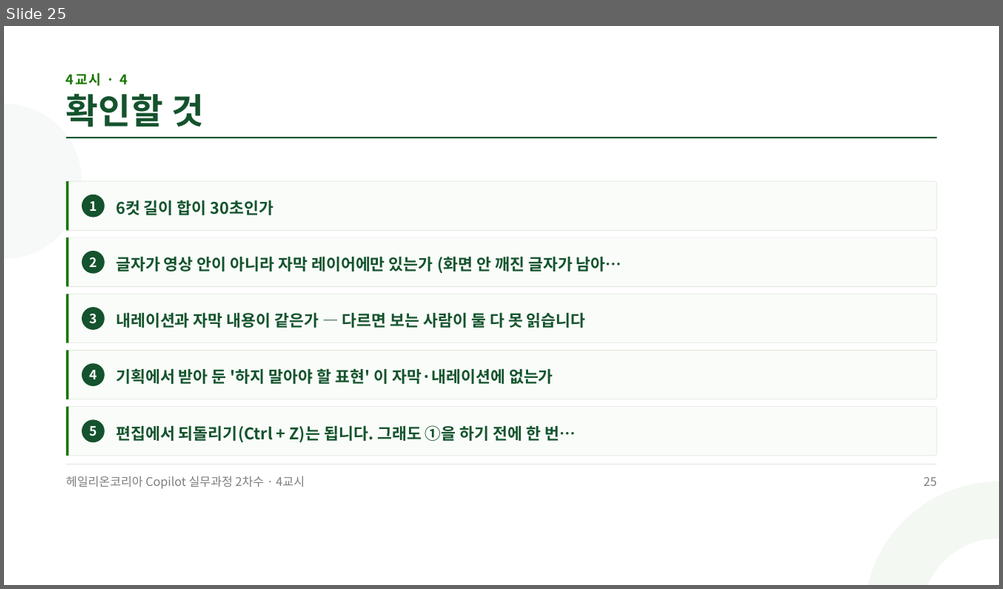
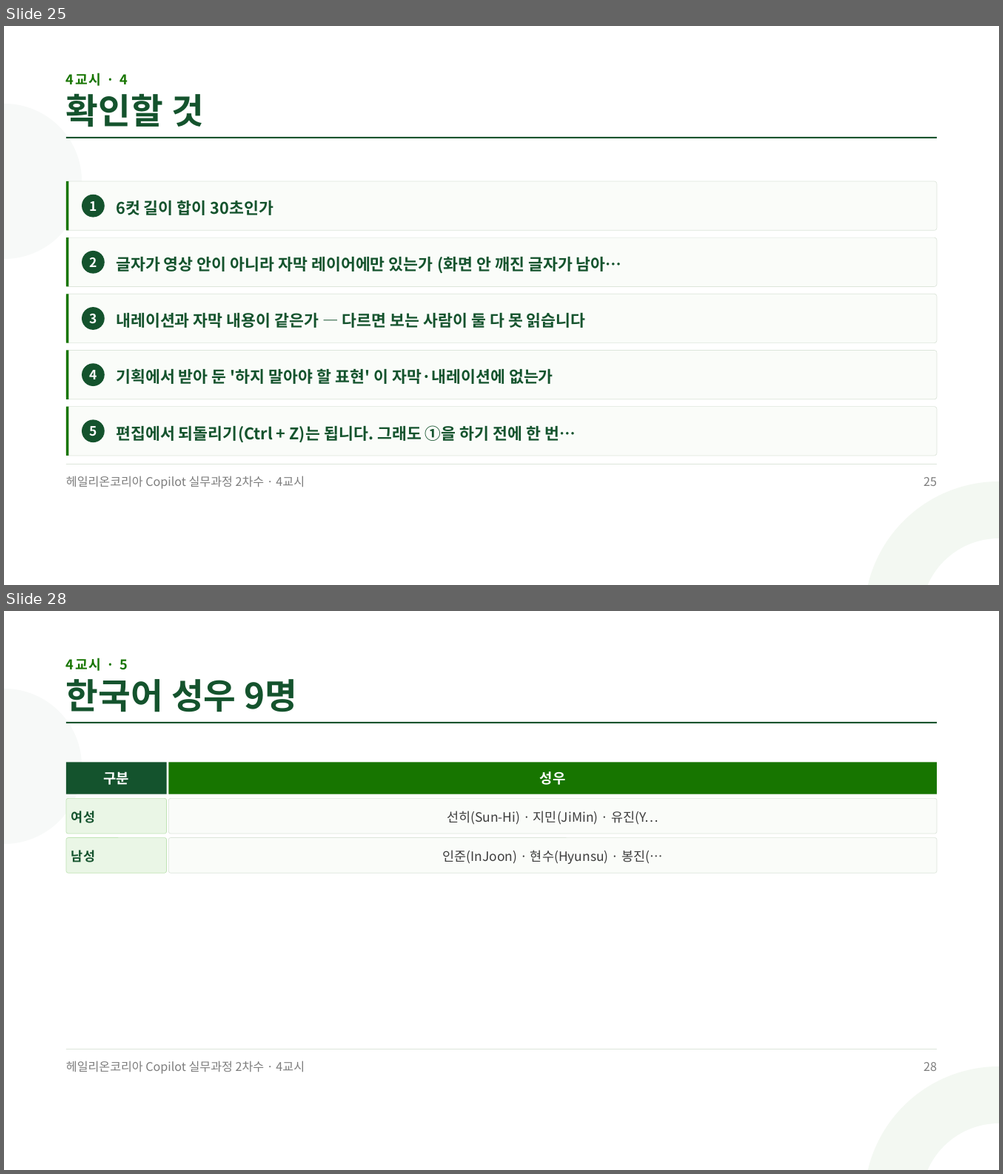
Before and after one commit to aebonlee/materials, a slide deck: haleon/haleon-슬라이드-4교시.pptx. Shown one above the other, each under a label of ours: slide 25 before the commit, slides 25 and 28 after it; the slides between them are not shown. The pictures are 1003x589 and 1003x1174 pixels, drawn with LibreOffice and Linux fonts; fonts in the diff are those of the drawing. Boxes give left, top, right and bottom in pixels: in the first picture for what was removed or moved away, otherwise in the second. Text is boxed around its words. In the diff, an @@ line names an element or a change of style, - is before the commit and + after.

```diff
--- a/haleon/haleon-슬라이드-4교시.pptx
+++ b/haleon/haleon-슬라이드-4교시.pptx
@@ slide 28 added at bbox=[4, 611, 999, 1170], background #FFFFFF @@
@@ text added at bbox=[66, 658, 128, 671], 19.5 pt, text #177500, bold @@
+4교시 · 5
@@ ellipse added at bbox=[4, 689, 82, 843], fill #F7F9F8 @@
@@ text added at bbox=[66, 679, 298, 712], 51 pt, text #14532D, bold @@
+한국어 성우 9명
@@ rectangle added at bbox=[66, 722, 936, 723], fill #14532D @@
@@ rectangle added at bbox=[66, 762, 167, 795], fill #14532D @@
@@ rectangle added at bbox=[168, 762, 936, 795], fill #177500 @@
@@ text added at bbox=[103, 772, 129, 785], 20.2 pt, text #FFFFFF, bold @@
+구분
@@ text added at bbox=[540, 772, 566, 785], 20.2 pt, text #FFFFFF, bold @@
+성우
@@ rounded rectangle added at bbox=[66, 798, 167, 834], fill #EAF6E6, outline #BFE3B4 0.75 pt @@
@@ rounded rectangle added at bbox=[168, 798, 936, 834], fill #FAFCF9, outline #DCE5DA 0.75 pt @@
@@ text added at bbox=[71, 811, 95, 823], 18.8 pt, text #14532D, bold @@
+여성
@@ text added at bbox=[447, 811, 658, 825], 18.8 pt, text #3D3D3D @@
+선히(Sun-Hi) · 지민(JiMin) · 유진(Y…
@@ rounded rectangle added at bbox=[66, 837, 167, 873], fill #EAF6E6, outline #BFE3B4 0.75 pt @@
@@ text added at bbox=[71, 850, 95, 863], 18.8 pt, text #14532D, bold @@
+남성
@@ rounded rectangle added at bbox=[168, 837, 936, 873], fill #FAFCF9, outline #DCE5DA 0.75 pt @@
@@ text added at bbox=[442, 850, 663, 864], 18.8 pt, text #3D3D3D @@
+인준(InJoon) · 현수(Hyunsu) · 봉진(…
@@ rectangle added at bbox=[66, 1049, 936, 1050], fill #DCE5DA @@
@@ text added at bbox=[66, 1061, 304, 1074], 17.2 pt, text #7D7D7D @@
+헤일리온코리아 Copilot 실무과정 2차수 · 4교시
@@ ellipse added at bbox=[864, 1067, 999, 1170], fill #F3F8F2 @@
@@ text added at bbox=[923, 1062, 936, 1071], 17.2 pt, text #7D7D7D @@
+28
@@ ellipse added at bbox=[921, 1124, 999, 1170], fill #FFFFFF @@
```
Also in this commit, not shown: 8 slides changed, 5 other slides added, 1 other file.
